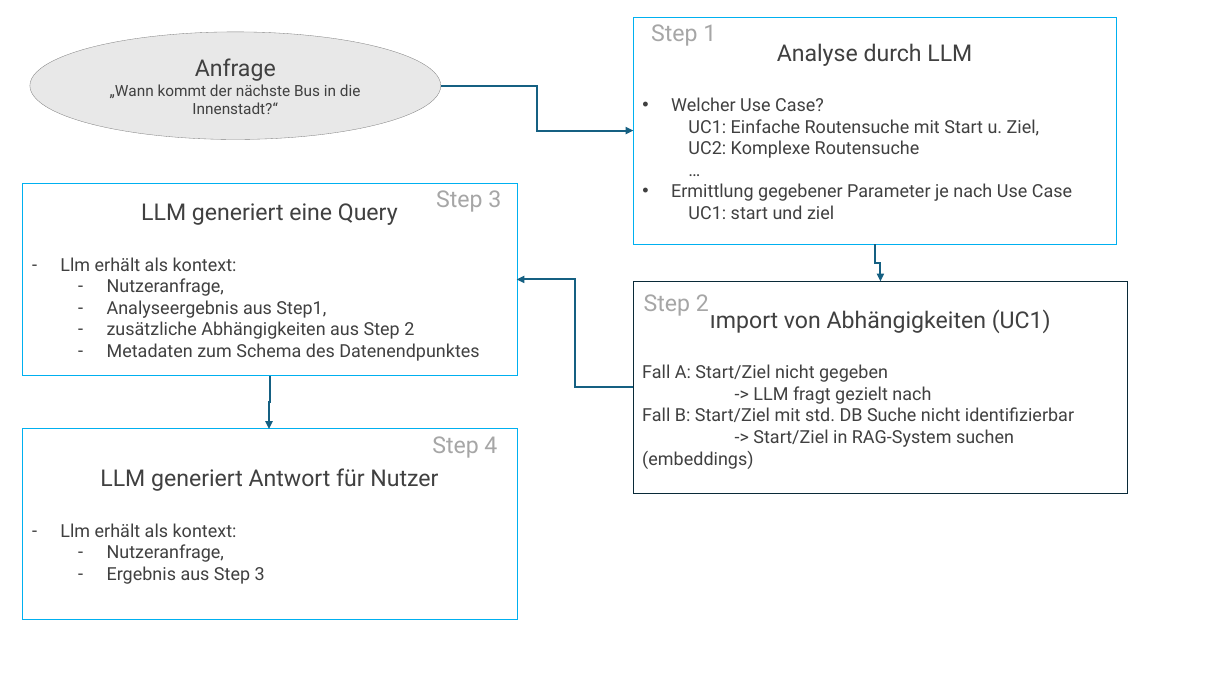
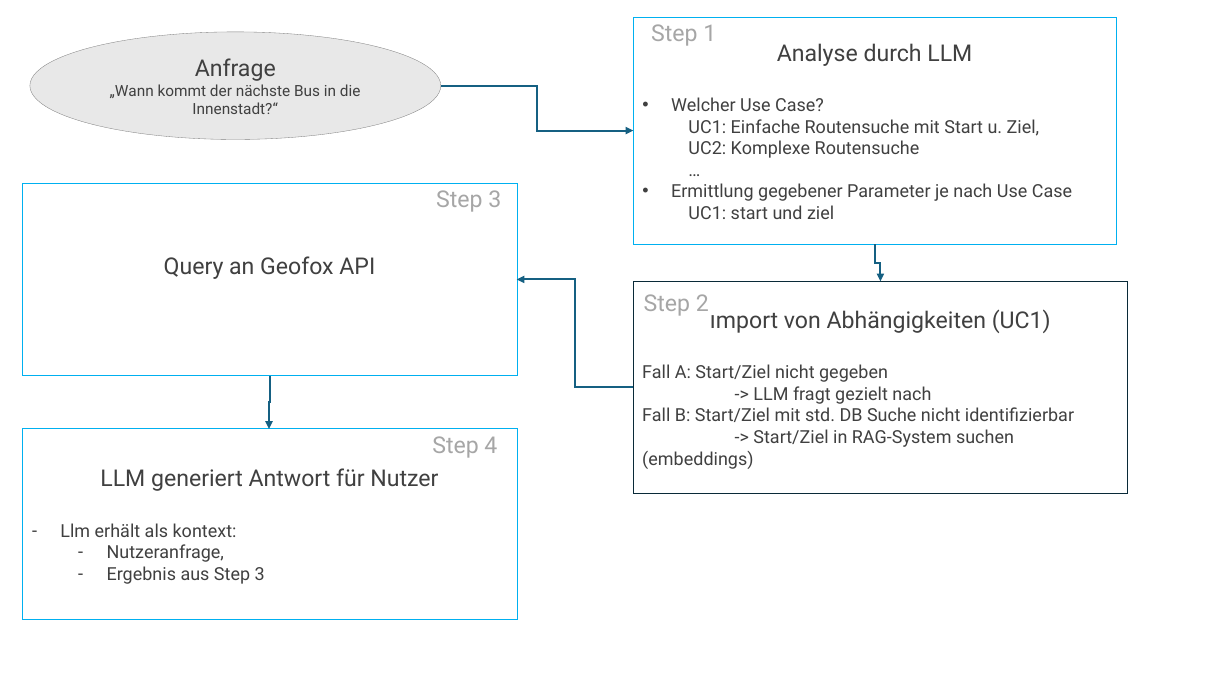
Before and after one commit to consulting-projekt/etc, a slide deck: slide 4 of grafiken.pptx (slide 1 before the commit). Drawn at 1232x693 pixels with LibreOffice and Linux fonts; fonts in the diff are those of the drawing. Boxes give left, top, right and bottom in pixels: in the first picture for what was removed or moved away, otherwise in the second. Text is boxed around its words. In the diff, an @@ line names an element or a change of style, - is before the commit and + after.

```diff
--- a/grafiken.pptx
+++ b/grafiken.pptx
@@ text in rectangle at (x1=164, y1=256, x2=375, y2=279): text changed; size 14 to 18 pt @@
-LLM generiert eine Query
-– Llm erhält als kontext:
-  – Nutzeranfrage,
-  – Analyseergebnis aus Step1,
-  – zusätzliche Abhängigkeiten aus Step 2
-  – Metadaten zum Schema des Datenendpunktes
+Query an Geofox API
```
Also in this commit, not shown: 3 slides added.
